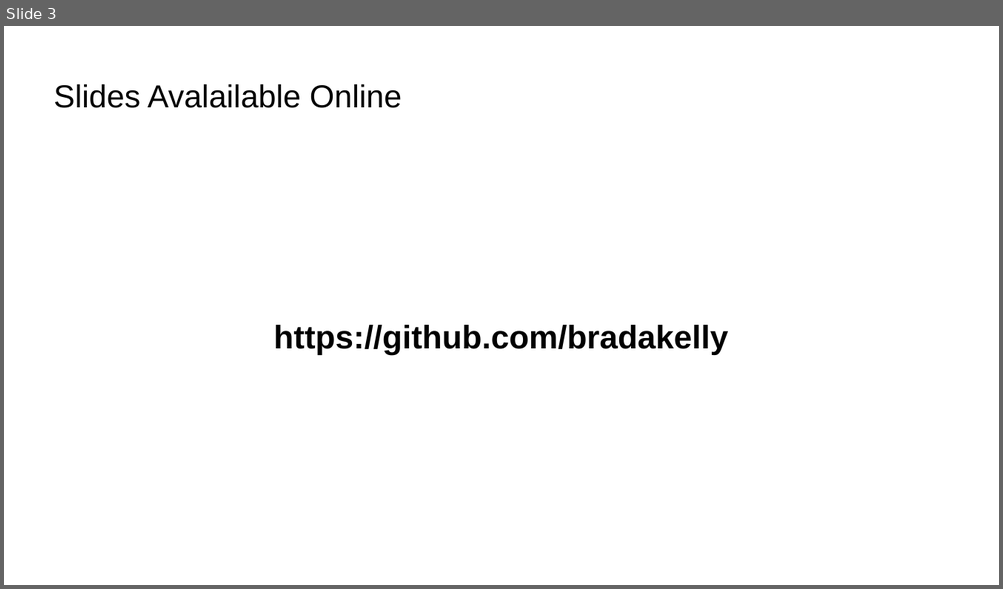
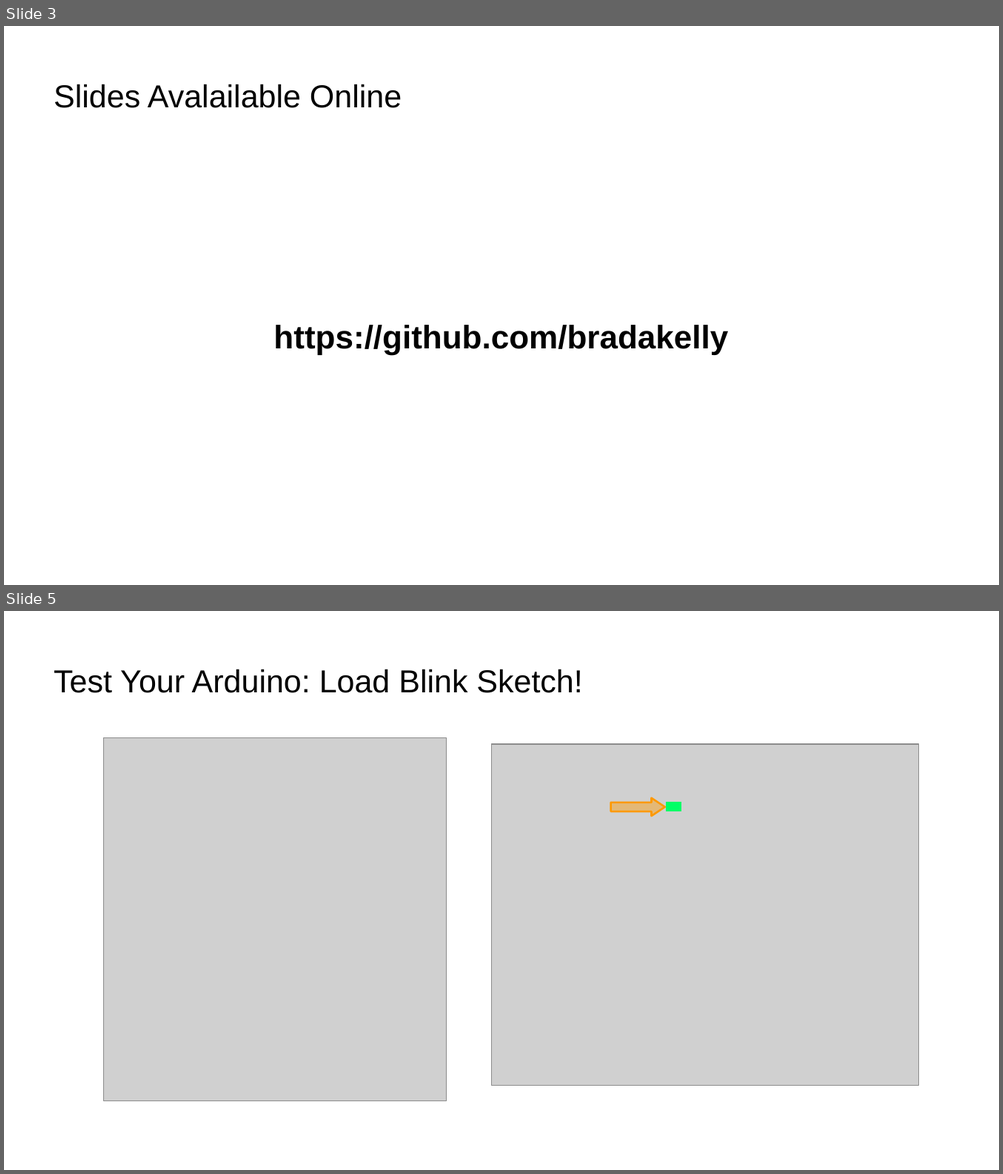
Before and after one commit to bradakelly/ArduinoDevelopmentWorkshop, a slide deck: CourseSlideshow.odp. Shown one above the other, each under a label of ours: slide 3 before the commit, slides 3 and 5 after it; the slides between them are not shown. The pictures are 1003x589 and 1003x1174 pixels, drawn with LibreOffice and Linux fonts; fonts in the diff are those of the drawing; grey boxes stand for pictures; background and template pictures are left out. Boxes give left, top, right and bottom in pixels: in the first picture for what was removed or moved away, otherwise in the second. Text is boxed around its words. In the diff, an @@ line names an element or a change of style, - is before the commit and + after.

```diff
--- a/CourseSlideshow.odp
+++ b/CourseSlideshow.odp
@@ slide 5 added at <box>4,611,999,1170</box>, background picture (left out) @@
@@ title added at <box>54,669,582,693</box>, 25.4 pt, text #000000 @@
+Test Your Arduino: Load Blink Sketch!
@@ picture added at <box>103,738,447,1101</box> @@
@@ picture added at <box>492,745,918,1087</box> @@
@@ right arrow added at <box>611,797,665,816</box>, fill #FF9900 at 43% opacity, outline #FF9900 1.5 pt @@
@@ rectangle added at <box>666,803,681,812</box>, fill #00FF66, outline #00FF66 0 pt @@
```
Also in this commit, not shown: 13 other slides added, 1 slide removed.
